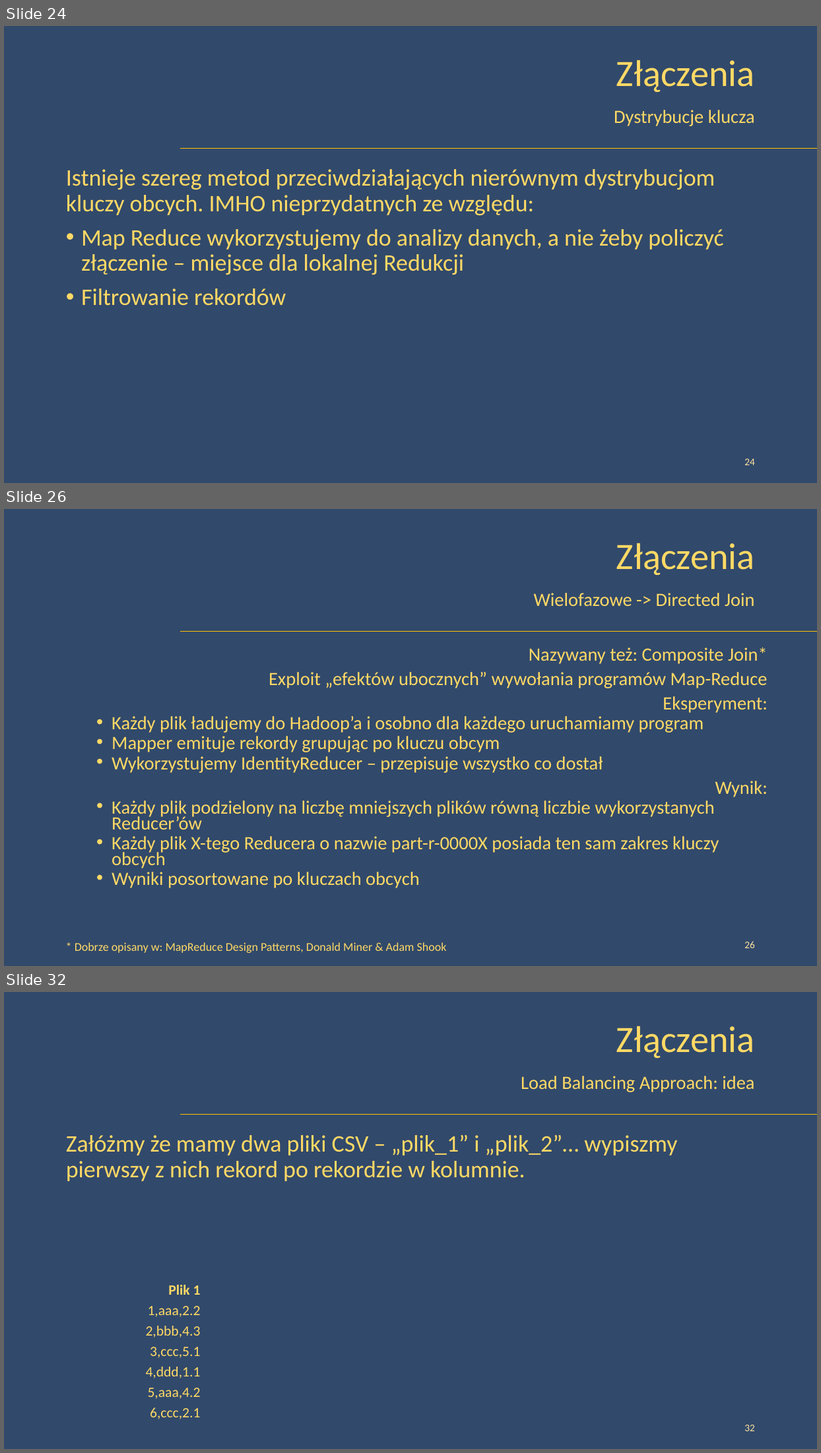
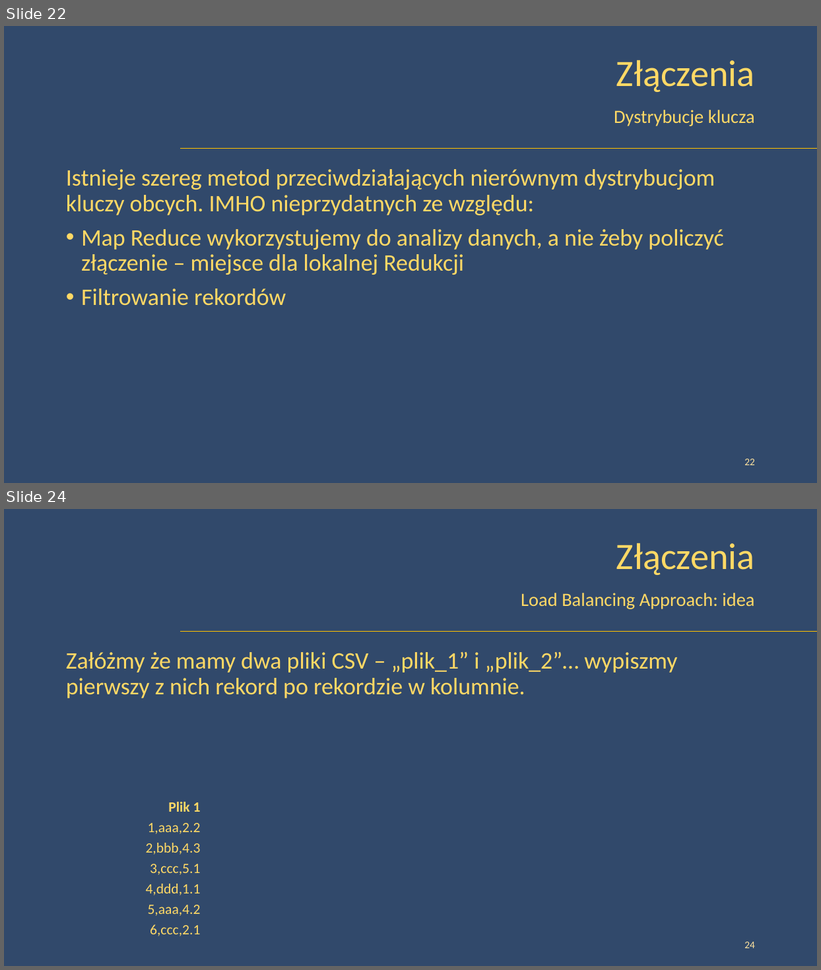
Before and after one commit to peczwy/DbConf2015, a slide deck: DbConf - Złączenia w modelu MapReduce - Lite.pptx. Shown one above the other, each under a label of ours: slides 24, 26 and 32 before the commit, slides 22 and 24 after it; the slides between them are not shown. The pictures are 821x1453 and 821x970 pixels, drawn with LibreOffice and Linux fonts; fonts in the diff are those of the drawing; background and template pictures are left out. Boxes give left, top, right and bottom in pixels: in the first picture for what was removed or moved away, otherwise in the second. Text is boxed around its words. In the diff, an @@ line names an element or a change of style, - is before the commit and + after.

```diff
--- a/DbConf - Złączenia w modelu MapReduce - Lite.pptx
+++ b/DbConf - Złączenia w modelu MapReduce - Lite.pptx
@@ slide 26 removed at [4, 509, 817, 966], background picture (left out); not listed: 1 template element that a slide beside it also shows @@
@@ title removed at [616, 543, 755, 575] @@
-Złączenia
@@ text removed at [534, 593, 755, 606] @@
-Wielofazowe -> Directed Join
@@ text removed at [112, 647, 768, 889] @@
-Nazywany też: Composite Join*
-Exploit „efektów ubocznych” wywołania programów Map-Reduce
-Eksperyment:
-  • Każdy plik ładujemy do Hadoop’a i osobno dla każdego uruchamiamy program
-  • Mapper emituje rekordy grupując po kluczu obcym
-  • Wykorzystujemy IdentityReducer – przepisuje wszystko co dostał
-Wynik:
-  • Każdy plik podzielony na liczbę mniejszych plików równą liczbie wykorzystanych Reducer’ów
-  • Każdy plik X-tego Reducera o nazwie part-r-0000X posiada ten sam zakres kluczy obcych
-  • Wyniki posortowane po kluczach obcych
@@ text removed at [75, 943, 447, 953] @@
-* Dobrze opisany w: MapReduce Design Patterns, Donald Miner & Adam Shook
@@ page number removed at [745, 941, 755, 949] @@
-26
@@ what was slide 24 is now slide 22 @@
@@ page number at [745, 459, 755, 466]: text changed @@
-24
+22
@@ what was slide 32 is now slide 24 @@
@@ page number at [745, 942, 755, 949]: text changed @@
-32
+24
```
Also in this commit, not shown: 4 slides changed, 7 other slides removed, 1 other file.
